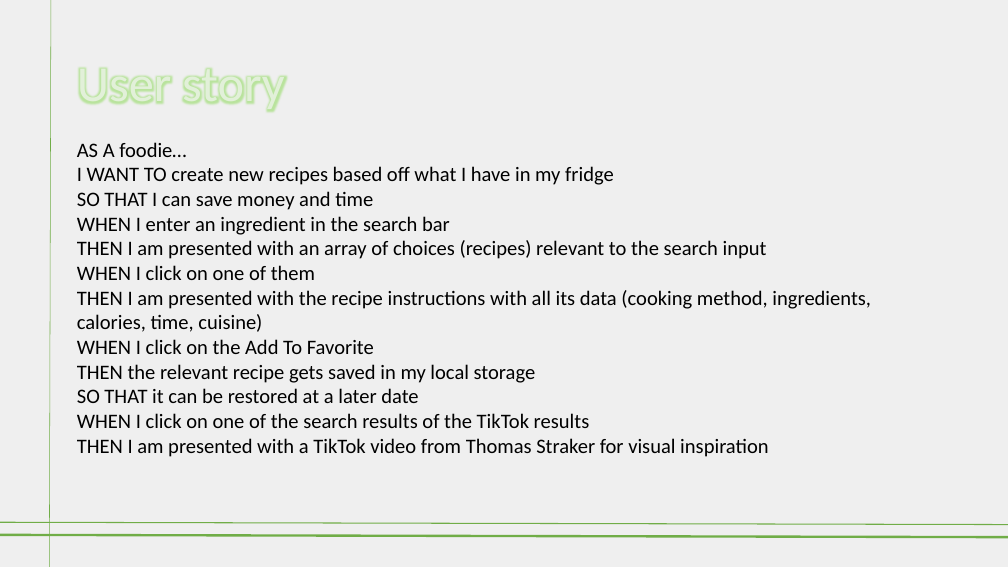
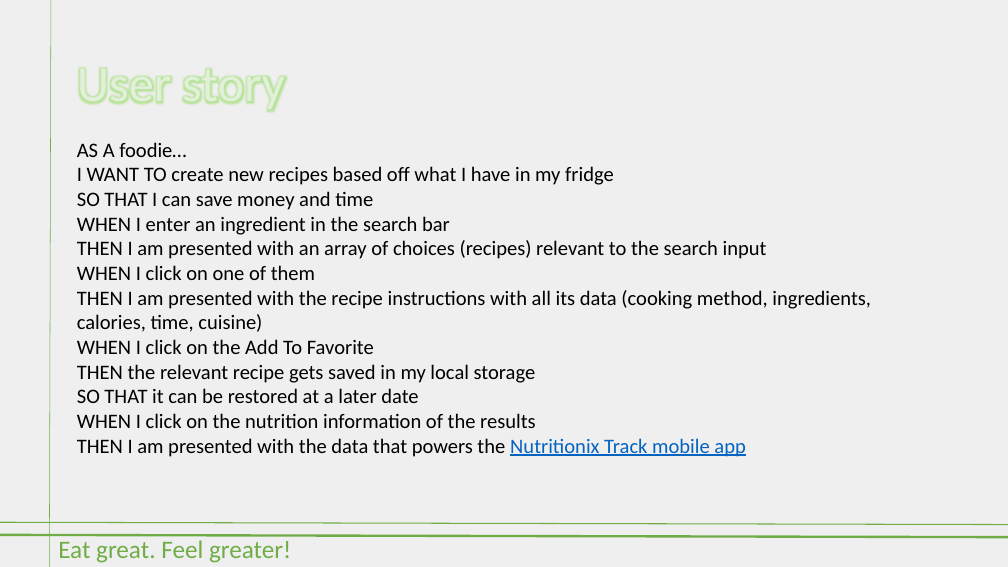
Before and after one commit to stanno03/Fridge-Fren, a slide deck: slide 4 of Fridge Fren.pptx. Drawn at 1008x567 pixels with LibreOffice and Linux fonts; fonts in the diff are those of the drawing. Boxes give left, top, right and bottom in pixels: in the first picture for what was removed or moved away, otherwise in the second. Text is boxed around its words. In the diff, an @@ line names an element or a change of style, - is before the commit and + after.

```diff
--- a/Fridge Fren.pptx
+++ b/Fridge Fren.pptx
@@ text at [77, 413, 745, 457]: text changed @@
-WHEN I click on one of the search results of the TikTok results
-THEN I am presented with a TikTok video from Thomas Straker for visual inspiration
+WHEN I click on the nutrition information of the results
+THEN I am presented with the data that powers the Nutritionix Track mobile app
@@ text added at [58, 540, 291, 563], 24 pt, text #70AD47 @@
+Eat great. Feel greater!
```
Also in this commit, not shown: 10 other slides changed.
